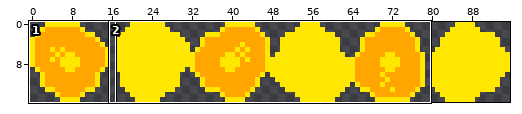
Two states of a sprite sheet, src/assets/img/hidromel.png. Above: a wide view before the commit, with the close-up outlined.
Close-up. First the earlier version:
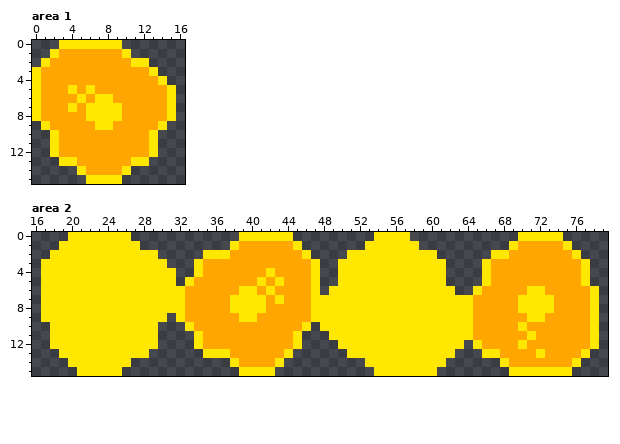
The file is 96x16 pixels. Shown: area 1: x 0..16, y 0..15; area 2: x 16..79, y 0..15. The commit also changed other parts of the picture, which this record leaves out.
The same view after the edit:
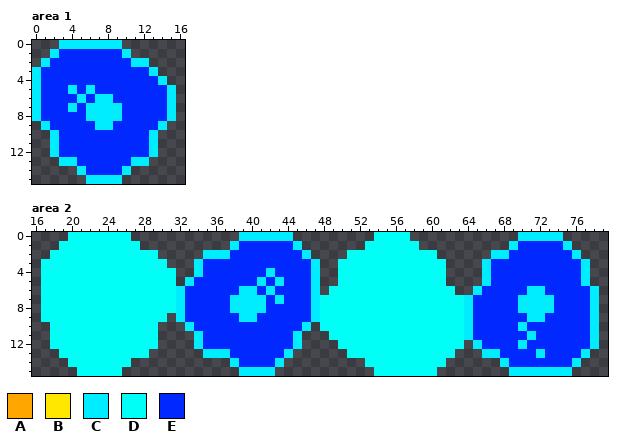
Palette (. is transparent): A #ffa700  B #ffe700  C #00ecff  D #00fff6  E #0028ff
Change:
Changed rows in their new state; - is an unchanged pixel.
Area 1:
first column x 0:
 0 ---CCCCCCC------
 1 --CEEEEEEEC-----
 2 -CEEEEEEEEECC---
 3 CEEEEEEEEEEEEC--
 4 CEEEEEEEEEEEEEC-
 5 CEEECECEEEEEEEEC
 6 CEEEECECCEEEEEEC
 7 CEEECECCCCEEEEEC
 8 CEEEEECCCCEEEEEC
 9 -CEEEEECCEEEEEC-
10 --CEEEEEEEEEEC--
11 --CEEEEEEEEEEC--
12 --CEEEEEEEEEEC--
13 ---CCEEEEEECC---
14 -----CEEEEC-----
15 ------CCCC------
Area 2:
first column x 17:
 0 ---DDDDDDD------------CCCCCC---------DDDD------------CCCCC----
 1 --DDDDDDDDD----------CEEEEEEC-------DDDDDD----------CEEEEEC---
 2 -DDDDDDDDDDDD-----CCCEEEEEEEEC----DDDDDDDDDD------CCEEEEEEEC--
 3 DDDDDDDDDDDDDD---CEEEEEEEEEEEEC--DDDDDDDDDDDD----CEEEEEEEEEEC-
 4 DDDDDDDDDDDDDDD--CEEEEEEECEEEEC--DDDDDDDDDDDD----CEEEEEEEEEEC-
 5 DDDDDDDDDDDDDDD-CEEEEEEECECEEEC--DDDDDDDDDDDD----CEEEEEEEEEEC-
 6 DDDDDDDDDDDDDDDCEEEEEECCECEEEEC-DDDDDDDDDDDDDD--CEEEEECCEEEEEC
 7 DDDDDDDDDDDDDDDCEEEEECCCCECEEECDDDDDDDDDDDDDDDDCEEEEECCCCEEEEC
 8 DDDDDDDDDDDDDDDCEEEEECCCCEEEEECDDDDDDDDDDDDDDDDCEEEEECCCCEEEEC
 9 DDDDDDDDDDDDDD-CEEEEEECCEEEEEECDDDDDDDDDDDDDDDDCEEEEEECCEEEEEC
10 -DDDDDDDDDDDD---CEEEEEEEEEEEEC-DDDDDDDDDDDDDDDDCEEEEECEEEEEEEC
11 -DDDDDDDDDDDD----CEEEEEEEEEEC---DDDDDDDDDDDDDDDCEEEEEECEEEEEEC
12 -DDDDDDDDDDDD----CEEEEEEEEEEC----DDDDDDDDDDDDDD-CEEEECEEEEEEEC
13 --DDDDDDDDDD------CCCEEEEEEC------DDDDDDDDDDDD---CCEEEECEEEEC-
14 ---DDDDDDD-----------CEEEEC---------DDDDDDDDD------CEEEEEEEC--
15 ----DDDDD-------------CCCC-----------DDDDDDD--------CCCCCCC---
Pixel boxes of the changes (left, top, right, bottom) in both close-ups:
changed: (32, 40, 176, 184)
changed: (41, 232, 599, 376)
